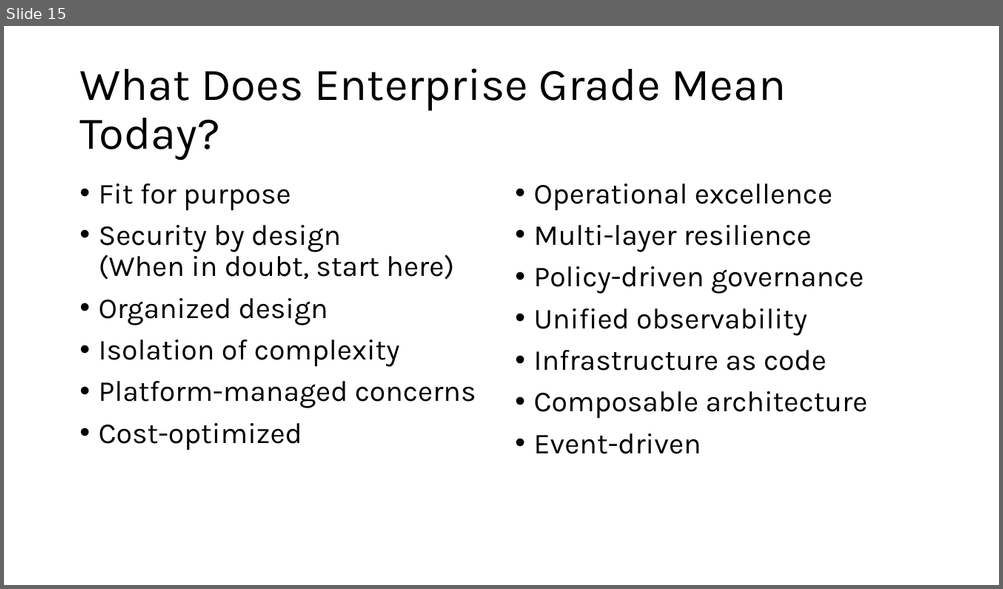
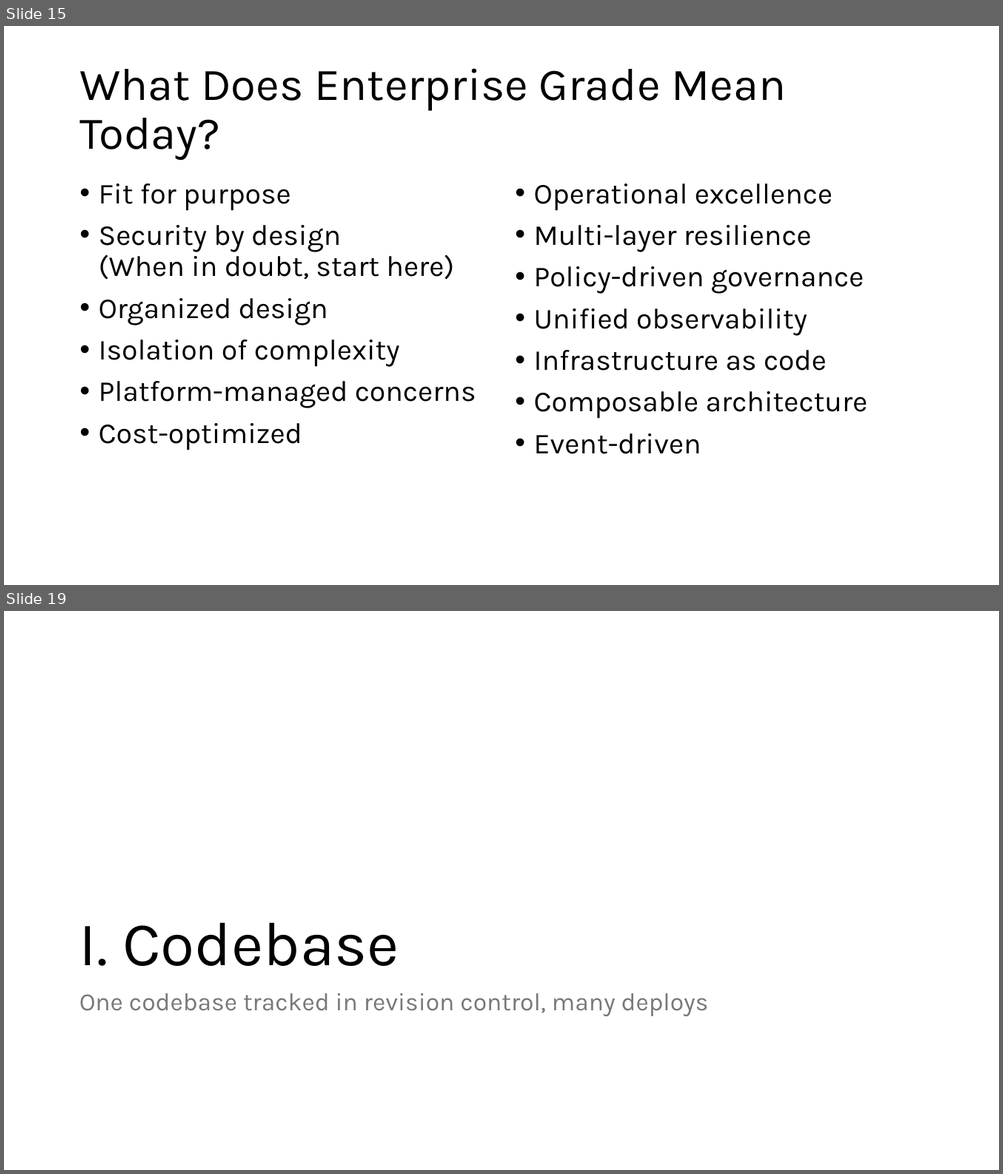
Before and after one commit to ericburcham/cloud-patterns-and-practices, a slide deck: Presentation.pptx. Shown one above the other, each under a label of ours: slide 15 before the commit, slides 15 and 19 after it; the slides between them are not shown. The pictures are 1003x589 and 1003x1174 pixels, drawn with LibreOffice and Linux fonts; fonts in the diff are those of the drawing. Boxes give left, top, right and bottom in pixels: in the first picture for what was removed or moved away, otherwise in the second. Text is boxed around its words. In the diff, an @@ line names an element or a change of style, - is before the commit and + after.

```diff
--- a/Presentation.pptx
+++ b/Presentation.pptx
@@ slide 19 added at (4,611,999,1170), background #FFFFFF @@
@@ title added at (79,923,398,966), 60 pt, text #000000 @@
+I. Codebase
@@ text added at (79,994,708,1017), 24 pt, text #797979 @@
+One codebase tracked in revision control, many deploys
```
Also in this commit, not shown: 1 slide changed, 31 other slides added.
